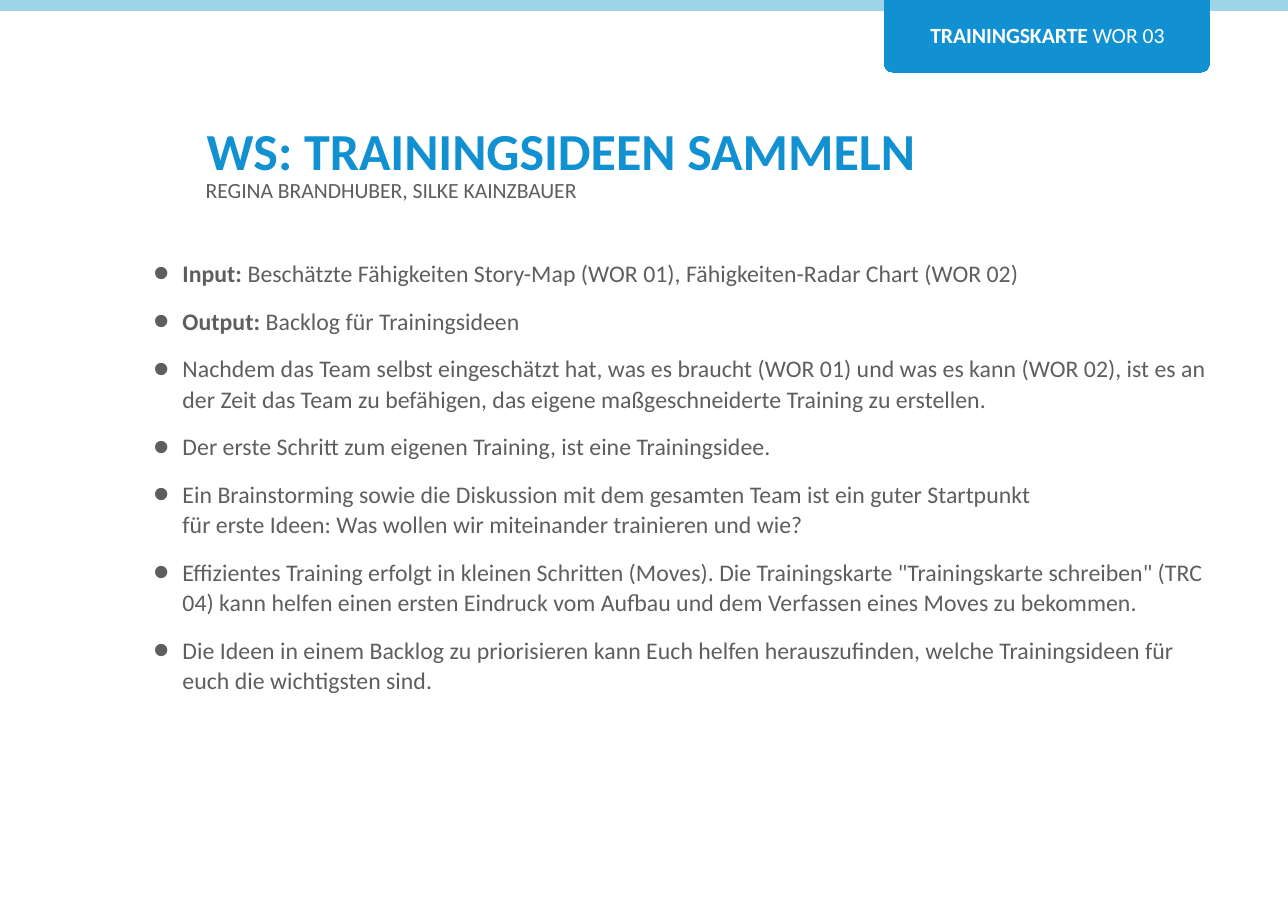
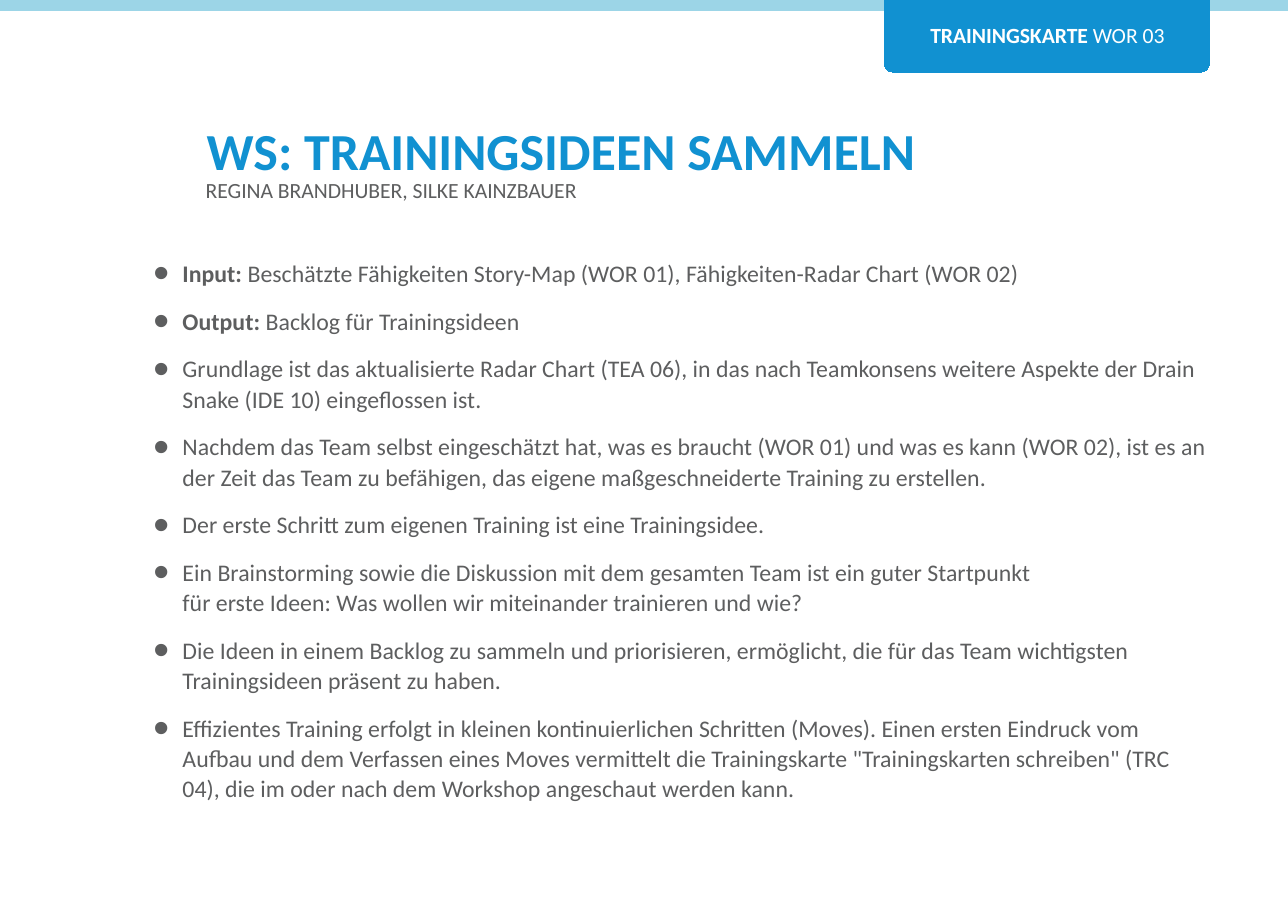
Before and after one commit to Teamtool/training-materials, a slide deck: slide 1 of training-cards/agile moves/Workshops (WOR)/ger/apprentice/ger_WOR_03_Trainingsideen_sammeln_AM_A.pptx. Drawn at 1288x907 pixels with LibreOffice and Linux fonts; fonts in the diff are those of the drawing; background and template pictures are left out. Boxes give left, top, right and bottom in pixels: in the first picture for what was removed or moved away, otherwise in the second. Text is boxed around its words. In the diff, an @@ line names an element or a change of style, - is before the commit and + after.

```diff
--- a/training-cards/agile moves/Workshops (WOR)/ger/apprentice/ger_WOR_03_Trainingsideen_sammeln_AM_A.pptx
+++ b/training-cards/agile moves/Workshops (WOR)/ger/apprentice/ger_WOR_03_Trainingsideen_sammeln_AM_A.pptx
@@ text at (182,360,1195,412): paragraph added @@
+• Grundlage ist das aktualisierte Radar Chart (TEA 06), in das nach Teamkonsens weitere Aspekte der Drain Snake (IDE 10) eingeflossen ist.
@@ text at (182,516,764,537): text changed @@
-• Der erste Schritt zum eigenen Training, ist eine Trainingsidee.
+• Der erste Schritt zum eigenen Training ist eine Trainingsidee.
@@ text at (182,642,1169,801): text changed @@
-• Effizientes Training erfolgt in kleinen Schritten (Moves). Die Trainingskarte "Trainingskarte schreiben" (TRC 04) kann helfen einen ersten Eindruck vom Aufbau und dem Verfassen eines Moves zu bekommen.
-• Die Ideen in einem Backlog zu priorisieren kann Euch helfen herauszufinden, welche Trainingsideen für euch die wichtigsten sind.
+• Die Ideen in einem Backlog zu sammeln und priorisieren, ermöglicht, die für das Team wichtigsten Trainingsideen präsent zu haben.
+• Effizientes Training erfolgt in kleinen kontinuierlichen Schritten (Moves). Einen ersten Eindruck vom Aufbau und dem Verfassen eines Moves vermittelt die Trainingskarte "Trainingskarten schreiben" (TRC 04), die im oder nach dem Workshop angeschaut werden kann.
```
Also in this commit, not shown: 1 other slide changed, 1 other file.
